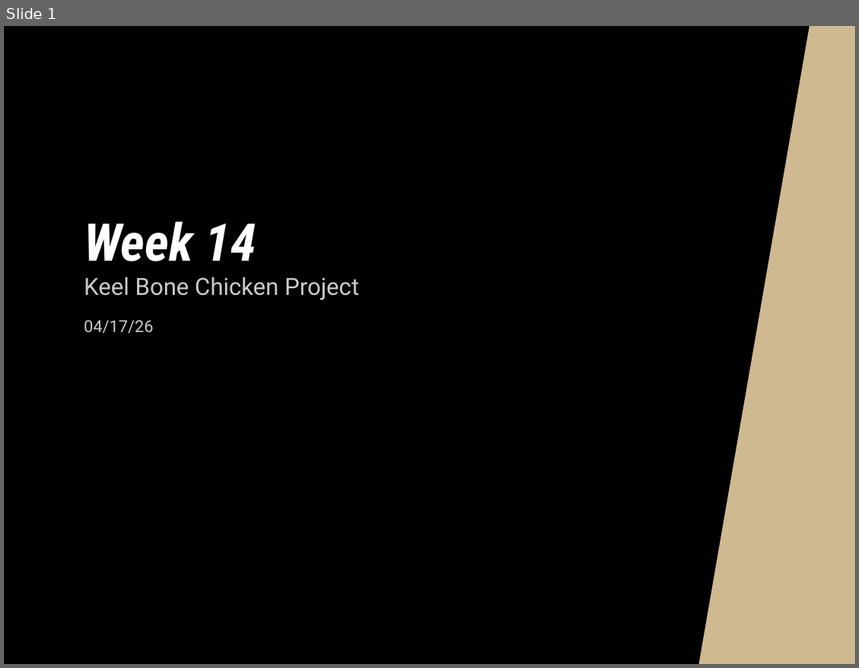
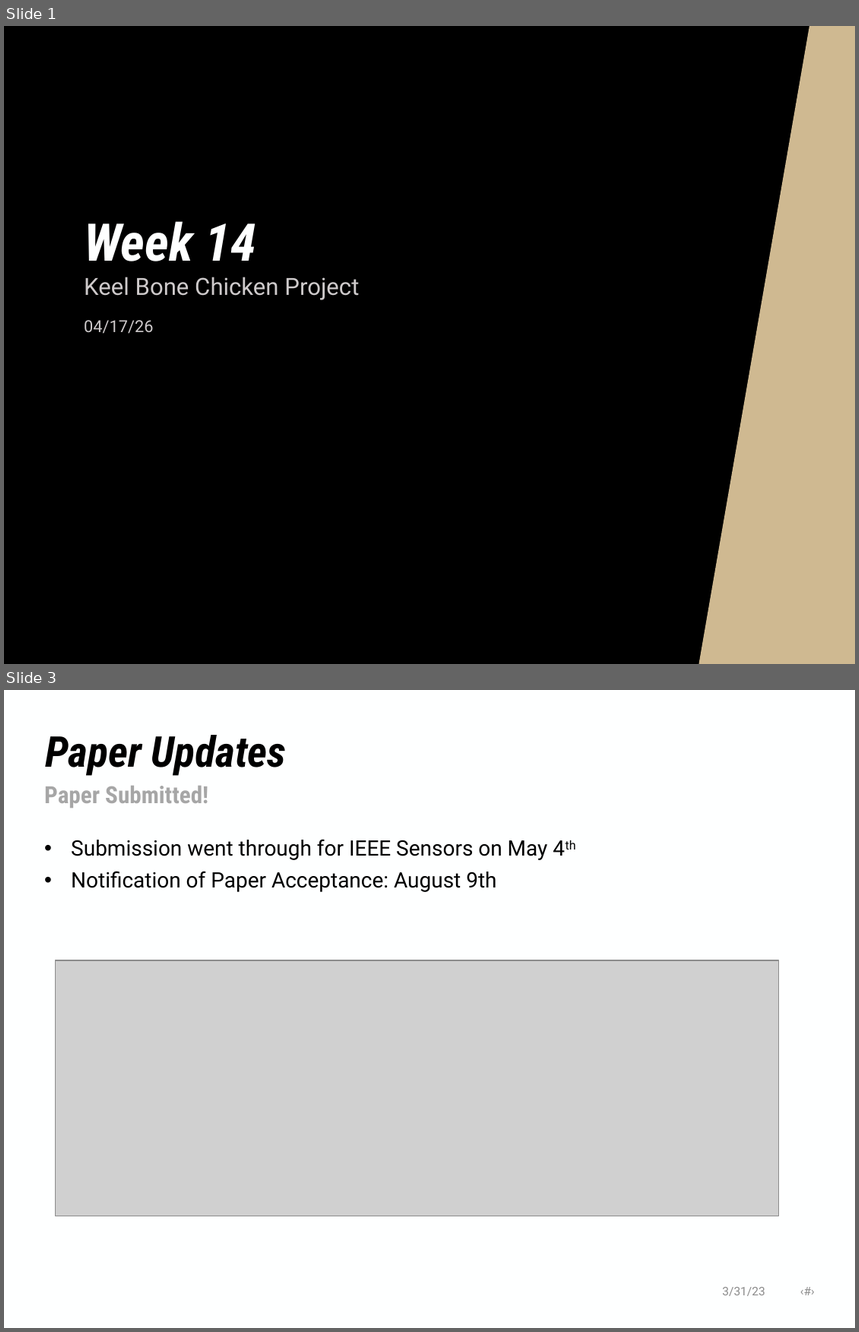
Before and after one commit to NHuang58/Biomedical_Device_PCB, a slide deck: Documentation/Slides/Week_31.pptx. Shown one above the other, each under a label of ours: slide 1 before the commit, slides 1 and 3 after it; the slides between them are not shown. The pictures are 859x668 and 859x1332 pixels, drawn with LibreOffice and Linux fonts; fonts in the diff are those of the drawing; grey boxes stand for pictures; background and template pictures are left out. Boxes give left, top, right and bottom in pixels: in the first picture for what was removed or moved away, otherwise in the second. Text is boxed around its words. In the diff, an @@ line names an element or a change of style, - is before the commit and + after.

```diff
--- a/Documentation/Slides/Week_31.pptx
+++ b/Documentation/Slides/Week_31.pptx
@@ slide 3 added at (4, 690, 855, 1328), background #FEFFFF @@
@@ title added at (45, 735, 287, 776), 36 pt, text #000000, bold, italic @@
+Paper Updates
@@ text added at (44, 786, 208, 808), 20 pt, text #A6A6A6, bold @@
+Paper Submitted!
@@ text added at (71, 839, 548, 892), 18 pt, text #000000 @@
+• Submission went through for IEEE Sensors on May 4th
+• Notification of Paper Acceptance: August 9th
@@ picture added at (56, 961, 779, 1217) @@
@@ text added at (722, 1287, 765, 1296), 10 pt, text #8C8C8C @@
+3/31/23 ‹#›
```
Also in this commit, not shown: 2 slides changed, 4 other slides added, 4 other files.
